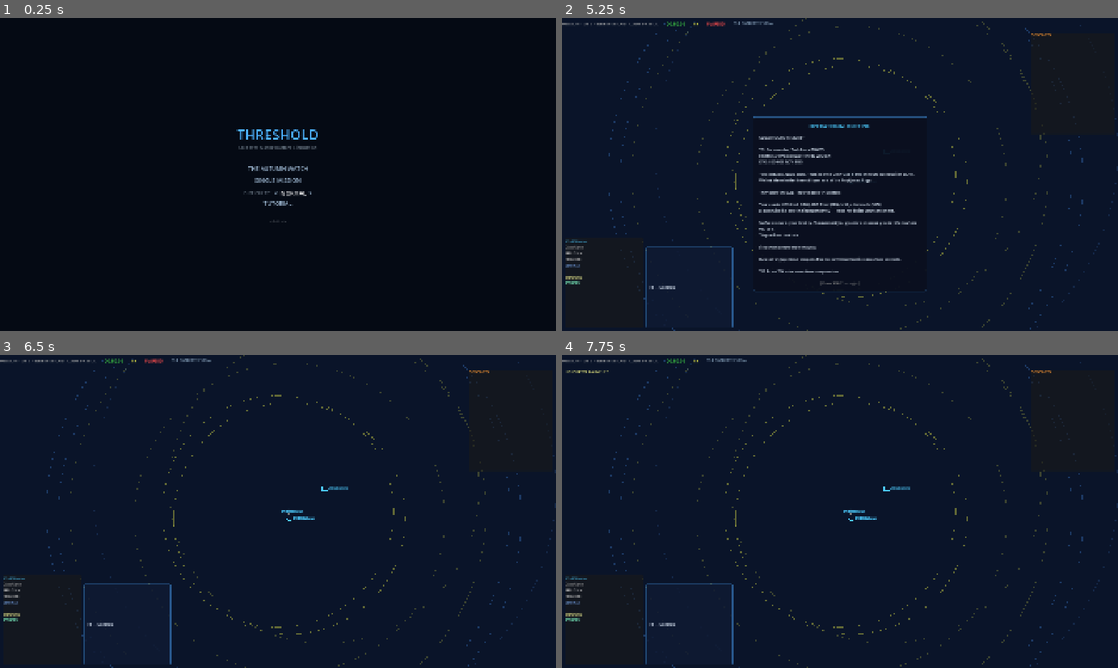
Above: before the commit, frames 1-4 (two rows, left to right).
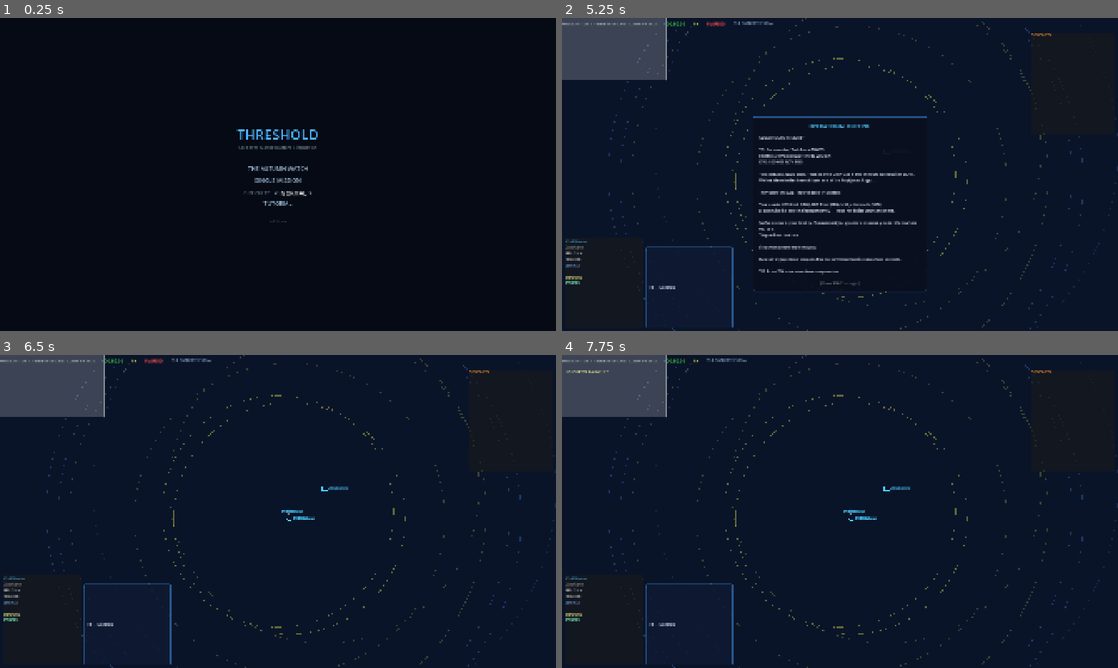
Above: after the commit, the same moments.

Repository: jhornatlaw-creator/threshold-game
Game: Godot game, scene res://scenes/mainmenu.tscn
Two runs of this game, one before a commit and one after it. Both use one fixed random seed, a clock stepped at 60 frames per second and the inputs below.
Inputs (mouse positions are in pixels of both pictures, inside the frame that each line leads up to):
- Up to frame 1 (0.25 s): no input
- Up to frame 2 (5.25 s): tap Enter at 0.5, 2, 3.5 s; move the mouse to (962, 158) at 0.52 s; hold Right 0.53-1.25 s; tap Space at 0.6, 0.77, 1.07, 1.25, 2.3, 2.75, 3.77, 3.8, 4.07, 4.25 s; click (962, 158) at 0.67 s; drag from (728, 190) to (812, 237) at 1.27 s; move the mouse to (895, 105) at 2.02 s; hold Right 2.03-2.75 s; tap 1 at 2.1 s; drag from (812, 237) to (673, 127) at 2.77 s; move the mouse to (1006, 221) at 3.52 s; hold Left 3.53-4.25 s; tap 3 at 3.6 s; drag from (673, 127) to (756, 96) at 4.27 s; move the mouse to (867, 174) at 5.02 s; hold S from 5.03 s (still down); tap 5 at 5.1 s; click (867, 174) at 5.17 s
- Up to frame 3 (6.5 s): tap Space at 5.3 s; release S at 5.75 s; drag from (194, 433) to (166, 527) at 5.77 s
- Up to frame 4 (7.75 s): move the mouse to (962, 495) at 6.52 s; hold W 6.53-7.25 s; tap L at 6.6 s; tap Space at 6.77, 6.8, 7.07 s; drag from (728, 527) to (812, 574) at 7.27 s

The runs differ from the first frame. In frame 2, 3.7% of the frame differs, in the area x 0-19%, y 0-20%; in frame 3, 3.7%; in frame 4, 3.7%.
Error before the commit: Parse Error: Invalid argument for "draw_colored_polygon()" function: argument 2 should be "Color" but is "PackedColorArray". (res://scripts/Minimap.gd:136)

Commit message:
v0.5-beta: Fix 10 bugs from QA sweep
CRASH fixes:
- Radar div-by-zero at sea_state 8 (effective_range floor + early return)
- Minimap draw_colored_polygon wrong arg type (Color not PackedColorArray)

GAMEPLAY fixes:
- Dual sea state systems now synced (weather_sea_state is authoritative)
- Passive/active sonar use weather_sea_state consistently
- RTB helicopter tracks moving base ship instead of static waypoint
- recover_aircraft lands helo instead of destroying it
- fire_weapon checks _game_over to prevent double scenario_ended

MINOR fixes:
- _maybe_update_weather uses _rng.randf() not global randf()
- Sonobuoy detection throttled to every 10 ticks
- _next_unit_id/_next_weapon_id reset on scenario reload

Co-Authored-By: Claude Opus 4.6 <noreply@anthropic.com>

Diff:
--- a/scripts/MainMenu.gd
+++ b/scripts/MainMenu.gd
@@ -84,7 +84,7 @@
 	_menu_container.add_child(bottom_spacer)
 
 	var version := Label.new()
-	version.text = "v0.4-beta"
+	version.text = "v0.5-beta"
 	version.horizontal_alignment = HORIZONTAL_ALIGNMENT_CENTER
 	version.add_theme_font_size_override("font_size", 12)
 	version.add_theme_color_override("font_color", COLOR_VERSION)
--- a/scripts/Minimap.gd
+++ b/scripts/Minimap.gd
@@ -133,7 +133,7 @@
 					pos + Vector2(0.0, s),
 					pos + Vector2(-s, 0.0),
 				])
-				draw_colored_polygon(pts, PackedColorArray([color, color, color, color]))
+				draw_colored_polygon(pts, color)
 			"MPA", "HELO":
 				# Aircraft: small upward triangle
 				var s := 4.0
@@ -142,7 +142,7 @@
 					pos + Vector2(s, s * 0.6),
 					pos + Vector2(-s, s * 0.6),
 				])
-				draw_colored_polygon(pts, PackedColorArray([color, color, color]))
+				draw_colored_polygon(pts, color)
 			_:
 				# Surface ships (DDG, FFG, CGN, etc.): filled circle
 				draw_circle(pos, 3.0, color)
--- a/scripts/SimulationWorld.gd
+++ b/scripts/SimulationWorld.gd
@@ -259,8 +259,8 @@
 	return uid
 
 func recover_aircraft(aircraft_id: String) -> void:
-	if aircraft_id in units:
-		destroy_unit(aircraft_id)  # Simple: just remove it. Could refuel/relaunch later.
+	if aircraft_id in units and units[aircraft_id].get("is_airborne", false):
+		_land_aircraft(aircraft_id, units[aircraft_id])
 
 ## Deploy a sonobuoy from an airborne ASW platform at its current position.
 ## Returns the buoy_id string, or "" if the drop cannot be made.
@@ -391,10 +391,12 @@
 				else:
 					_crash_aircraft(uid, u)
 
-		# RTB arrival check -- land when reaching base ship
+		# RTB arrival check -- land when reaching base ship, track moving base
 		if u.get("is_airborne", false) and u.get("behavior", "") == "rtb":
 			var base_id: String = u.get("base_unit_id", "")
-			if base_id != "" and base_id in units:
+			if base_id != "" and base_id in units and units[base_id]["is_alive"]:
+				# Update waypoint to track moving base ship
+				u["waypoints"] = [units[base_id]["position"]]
 				var dist_to_base: float = u["position"].distance_to(units[base_id]["position"])
 				if dist_to_base < 1.0:
 					_land_aircraft(uid, u)
@@ -873,10 +875,9 @@
 	# Detection range scales as (RCS / ref_RCS)^(1/4) * max_range
 	var effective_range: float = max_range_nm * pow(target_rcs / ref_rcs, 0.25)
 
-	# Sea state clutter degrades radar
-	var sea_state: int = environment.get("sea_state", 3)
-	var clutter_factor: float = 1.0 - SEA_STATE_RADAR_CLUTTER.get(sea_state, 0.2)
-	effective_range *= clutter_factor
+	# Sea state clutter degrades radar (use weather_sea_state as authoritative)
+	var clutter_factor: float = 1.0 - SEA_STATE_RADAR_CLUTTER.get(weather_sea_state, 0.2)
+	effective_range *= maxf(clutter_factor, 0.05)  # Floor at 5% to prevent div-by-zero
 
 	# ECM/countermeasures (placeholder -- reduce effective range by 30% if target has ECM)
 	if target["platform"].get("has_ecm", false):
@@ -887,14 +888,14 @@
 
 	# Probability based on range vs effective range
 	var p_detect: float = 0.0
+	if effective_range < 0.01:
+		return {"p_detect": 0.0}  # Radar completely degraded
 	if range_nm <= 0.1:
 		p_detect = 1.0
 	elif range_nm < effective_range:
-		# Smooth falloff: high probability at close range, drops near max range
 		var ratio: float = range_nm / effective_range
 		p_detect = clampf(1.0 - pow(ratio, 4.0), 0.0, 1.0)
 	else:
-		# Beyond effective range: small chance at marginal ranges
 		var overshoot: float = range_nm / effective_range
 		if overshoot < 1.3:
 			p_detect = clampf(0.1 * (1.3 - overshoot) / 0.3, 0.0, 0.1)
@@ -944,9 +945,9 @@
 	# Target Strength (TS) -- not used in passive, set to 0
 	var ts_db: float = 0.0
 
-	# Noise Level at detector: ambient + sea state + weather sea state modifier
-	var sea_state: int = environment.get("sea_state", 3)
-	var ambient_noise: float = 40.0 + 3.0 * sea_state  # BL-1: 40dB at SS0, +3dB per state (open Atlantic)
+	# Noise Level at detector: ambient baseline (linear) + Wenz-curve modifier (non-linear)
+	# weather_sea_state is authoritative — synced with environment.sea_state on every update
+	var ambient_noise: float = 40.0 + 3.0 * weather_sea_state
 	var nl_db: float = ambient_noise + _sea_state_noise_modifier(weather_sea_state)
 
 	# Thermal layer: if target is below thermal layer and detector is above (or vice versa),
@@ -1022,9 +1023,8 @@
 	# Target Strength
 	var ts_db: float = target["platform"].get("target_strength_db", 15.0)
 
-	# Noise Level + active sonar reverb modifier from weather sea state
-	var sea_state: int = environment.get("sea_state", 3)
-	var nl_db: float = 40.0 + 3.0 * sea_state + _sea_state_active_sonar_modifier(weather_sea_state)  # BL-1: open Atlantic realistic ambient noise
+	# Noise Level + active sonar reverb modifier (weather_sea_state is authoritative)
+	var nl_db: float = 40.0 + 3.0 * weather_sea_state + _sea_state_active_sonar_modifier(weather_sea_state)
 
 	# Thermal layer penalty
 	var thermal_depth: float = environment.get("thermal_layer_depth_m", 75.0)
@@ -1166,8 +1166,7 @@
 					tl_db -= 15.0
 
 			# --- Noise Level (same formula as _sonar_detection_passive) ---
-			var sea_state: int = environment.get("sea_state", 3)
-			var nl_db: float = 40.0 + 3.0 * sea_state + _sea_state_noise_modifier(weather_sea_state)
+			var nl_db: float = 40.0 + 3.0 * weather_sea_state + _sea_state_noise_modifier(weather_sea_state)
 
 			# --- Detection Threshold (buoy sensitivity, no array gain -- single omnidirectional hydrophone) ---
 			var dt_db: float = buoy["sensitivity_db"]
@@ -1180,7 +1179,7 @@
 			if det_mult > 0.0 and det_mult != 1.0:
 				snr += 10.0 * log(det_mult) / log(10.0)
 
-			if snr > 0.0:
+			if snr > 0.0 and tick_count % 10 == 0:  # Throttle: emit every 10 ticks
 				var bearing: float = rad_to_deg(atan2(
 					target["position"].x - buoy["position"].x,
 					target["position"].y - buoy["position"].y
@@ -1267,7 +1266,7 @@
 		mult *= 0.8
 	if weather_sea_state >= 6:
 		mult *= 0.7
-	return mult
+	return maxf(mult, 0.05)  # Floor to prevent zero effective range
 
 ## Checks for gradual weather shifts every 30 minutes of sim time.
 ## 30% cumulative chance per interval that sea state shifts ±1.
@@ -1279,17 +1278,18 @@
 		return
 	_last_weather_check_time = sim_time_now
 	# 30% chance of sea state shift (15% up, 15% down)
-	var roll: float = randf()
+	var roll: float = _rng.randf()  # Use seeded RNG, not global randf()
 	if roll < 0.15:
 		weather_sea_state = mini(weather_sea_state + 1, 6)
-		weather_wind_kts = _sea_state_to_wind(weather_sea_state)
-		weather_visibility_nm = _weather_to_visibility(weather_type, weather_sea_state)
-		weather_changed.emit(weather_sea_state, weather_type, weather_visibility_nm)
 	elif roll < 0.30:
 		weather_sea_state = maxi(weather_sea_state - 1, 1)
-		weather_wind_kts = _sea_state_to_wind(weather_sea_state)
-		weather_visibility_nm = _weather_to_visibility(weather_type, weather_sea_state)
-		weather_changed.emit(weather_sea_state, weather_type, weather_visibility_nm)
+	else:
+		return  # No change
+	# Sync environment dict so all systems use same sea state
+	environment["sea_state"] = weather_sea_state
+	weather_wind_kts = _sea_state_to_wind(weather_sea_state)
+	weather_visibility_nm = _weather_to_visibility(weather_type, weather_sea_state)
+	weather_changed.emit(weather_sea_state, weather_type, weather_visibility_nm)
 
 # ---------------------------------------------------------------------------
 # Contact classification
@@ -1342,6 +1342,8 @@
 # Weapon firing
 # ---------------------------------------------------------------------------
 func fire_weapon(shooter_id: String, target_id: String, weapon_type_id: String) -> String:
+	if _game_over:
+		return ""
 	# ROE enforcement: maintain_contact scenarios = weapons hold
 	var victory_type: String = scenario.get("victory_condition", {}).get("type", "")
 	if victory_type == "maintain_contact" and shooter_id in units and units[shooter_id]["faction"] == "player":
@@ -1669,6 +1671,8 @@
 	sosus_barriers.clear()
 	sonobuoys.clear()
 	_next_buoy_id = 0
+	_next_unit_id = 0
+	_next_weapon_id = 0
 
 	scenario = scenario_data
 	environment = scenario_data.get("environment", environment)
Not shown, added: .evidence_marker.json
Not shown, changed: export_presets.cfg
Not shown, changed: BETA_README.md
Not shown, changed: HOURS.md
